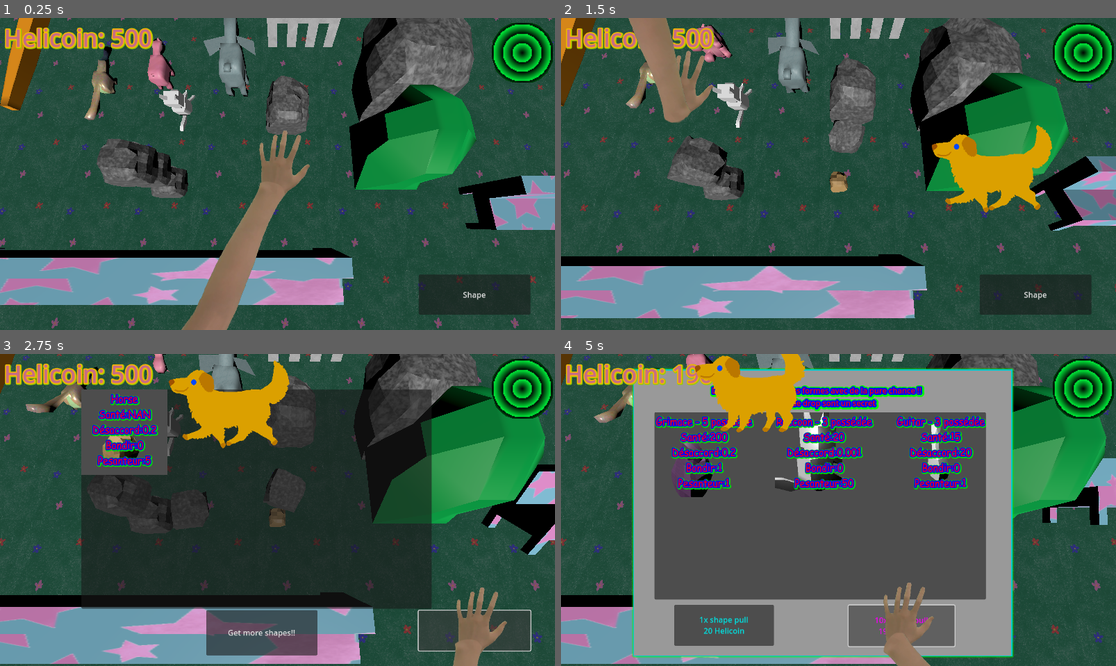
Above: before the commit, frames 1-4 (two rows, left to right).
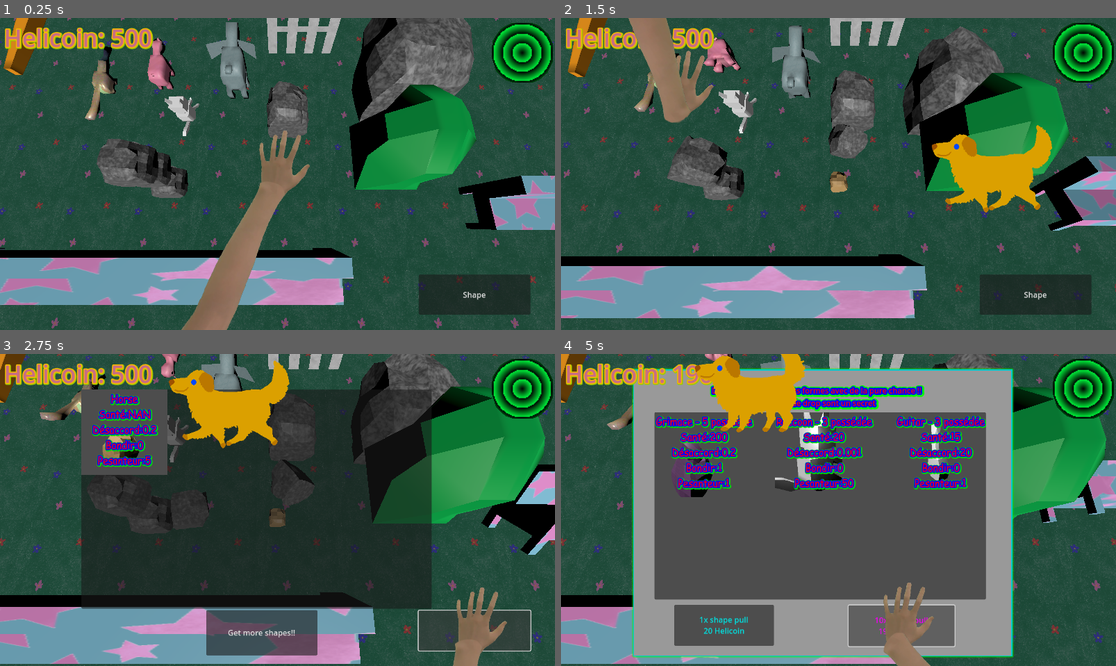
Above: after the commit, the same moments.

Repository: JAco9307/ShapeEscape
Game: Godot game, scene res://Main.tscn
The game is run twice, just before and just after one commit, with the same random seed, the same clock (stepped at 60 frames per second) and the same inputs.
Inputs:
- Up to frame 1 (0.25 s): no input
- Up to frame 2 (1.5 s): click "Shape" at 0.5 s; click "Horse Santé:NAN Désaccord:0.2…" at 1.25 s
- Up to frame 3 (2.75 s): click "Shape" at 2 s
- Up to frame 4 (5 s): click "Get more shapes!!" at 2.75 s; click "1x shape pull 20 Helicoin" at 3.5 s; click "10x shape pull 199 Helicoin" at 4.25 s

The runs differ from the first frame. In frame 1, 2.4% of the frame differs, in the area x 0-60%, y 0-39%; in frame 2, 7.1%, in the area x 0-84%, y 0-46%; in frame 3, 4.1%; in frame 4, 3.1%.

Commit message:
MainLevel

Diff:
--- /dev/null
+++ b/Levels/BaseLevel.tscn
@@ -0,0 +1,21 @@
+[gd_scene load_steps=5 format=3 uid="uid://co6mwrya6c4i5"]
+
+[ext_resource type="PackedScene" uid="uid://bubyfj3d0t4wr" path="res://Player/Player.tscn" id="1_jq6ke"]
+[ext_resource type="PackedScene" uid="uid://c2qnrd7mneksy" path="res://UI/MainUI.tscn" id="2_c6rcp"]
+[ext_resource type="PackedScene" uid="uid://bke7mcf2cwfqi" path="res://Camera/camera_3d.tscn" id="3_sxshs"]
+[ext_resource type="PackedScene" uid="uid://g5m48diqvglc" path="res://Surfaces/Floor.tscn" id="4_3bj1a"]
+
+[node name="BaseLevel" type="Node3D"]
+
+[node name="Player" parent="." instance=ExtResource("1_jq6ke")]
+transform = Transform3D(1, 0, 0, 0, 1, 0, 0, 0, 1, -2.03714, 6.84098, -4.34445)
+
+[node name="MainUi" parent="." instance=ExtResource("2_c6rcp")]
+
+[node name="Camera3D" parent="." instance=ExtResource("3_sxshs")]
+transform = Transform3D(-4.37114e-08, -0.972776, 0.231748, 0, 0.231748, 0.972776, -1, 4.25214e-08, -1.013e-08, 1.58438, 25.7869, -2.00472)
+
+[node name="Floor" parent="." instance=ExtResource("4_3bj1a")]
+
+[node name="DirectionalLight3D" type="DirectionalLight3D" parent="."]
+transform = Transform3D(1, 0, 0, 0, 1, 0, 0, 0, 1, 0, 53.1597, 0)
--- a/Levels/Level.tscn
+++ /dev/null
@@ -1,18 +0,0 @@
-[gd_scene load_steps=5 format=3 uid="uid://bgn7g0gfx5hom"]
-
-[ext_resource type="PackedScene" uid="uid://g5m48diqvglc" path="res://Surfaces/Floor.tscn" id="1_acdnu"]
-[ext_resource type="PackedScene" uid="uid://c2qnrd7mneksy" path="res://UI/MainUI.tscn" id="2_wbw1h"]
-[ext_resource type="PackedScene" uid="uid://bke7mcf2cwfqi" path="res://Camera/camera_3d.tscn" id="3_286st"]
-[ext_resource type="PackedScene" uid="uid://bubyfj3d0t4wr" path="res://Player/Player.tscn" id="4_q1ycg"]
-
-[node name="Level" type="Sprite3D"]
-
-[node name="Floor" parent="." instance=ExtResource("1_acdnu")]
-
-[node name="MainUi" parent="." instance=ExtResource("2_wbw1h")]
-
-[node name="Camera3D" parent="." instance=ExtResource("3_286st")]
-transform = Transform3D(-4.37114e-08, -0.972776, 0.231748, 0, 0.231748, 0.972776, -1, 4.25214e-08, -1.013e-08, 9.09657, -6.63691, -0.0717239)
-
-[node name="Player" parent="." instance=ExtResource("4_q1ycg")]
-transform = Transform3D(1, 0, 0, 0, 1, 0, 0, 0, 1, 2.4959, 3.35716, -0.266262)
--- a/Levels/level_1.tscn
+++ /dev/null
@@ -1,23 +0,0 @@
-[gd_scene load_steps=3 format=3 uid="uid://81hwwsmi37nd"]
-
-[ext_resource type="PackedScene" uid="uid://bgn7g0gfx5hom" path="res://Levels/Level.tscn" id="1_n0qsc"]
-[ext_resource type="PackedScene" uid="uid://deb2c3mbmcyp6" path="res://Goals/Jail.tscn" id="2_3mhv4"]
-
-[node name="Level1" instance=ExtResource("1_n0qsc")]
-
-[node name="Floor" parent="." index="0"]
-transform = Transform3D(-0.00376672, 7.17123e-10, -0.586413, -4.01435e-08, -1, 0, -0.459172, 8.74198e-08, 0.00481051, -24.8836, -1.24635, 0)
-
-[node name="Player" parent="." index="3"]
-transform = Transform3D(0.996385, 0, 0, 0, 0.996385, 0, 0, 0, 0.996385, -5.7871, 5.80186, 1.17448)
-
-[node name="Jail" parent="." index="4" instance=ExtResource("2_3mhv4")]
-transform = Transform3D(0.0060213, 0, -0.999982, 0, 1, 0, 0.999982, 0, 0.0060213, -58.626, -1.21443, 4.8752)
-
-[node name="DirectionalLight3D" type="DirectionalLight3D" parent="." index="5"]
-transform = Transform3D(1, 0, 0, 0, 1, 0, 0, 0, 1, 0, 38.9591, 0)
-
-[node name="OmniLight3D" type="OmniLight3D" parent="." index="6"]
-omni_range = 46.9109
-
-[editable path="Floor"]
--- a/Main.tscn
+++ b/Main.tscn
@@ -1,8 +1,7 @@
-[gd_scene load_steps=19 format=3 uid="uid://bt5a8babn8gyn"]
+[gd_scene load_steps=18 format=3 uid="uid://bt5a8babn8gyn"]
 
 [ext_resource type="PackedScene" uid="uid://bubyfj3d0t4wr" path="res://Player/Player.tscn" id="1_03owx"]
 [ext_resource type="PackedScene" uid="uid://bke7mcf2cwfqi" path="res://Camera/camera_3d.tscn" id="2_20pc6"]
-[ext_resource type="PackedScene" uid="uid://deqhu8psa7fyn" path="res://locations/HauntedMansion.tscn" id="6_3dxm6"]
 [ext_resource type="PackedScene" uid="uid://g5m48diqvglc" path="res://Surfaces/Floor.tscn" id="6_lgr22"]
 [ext_resource type="PackedScene" uid="uid://ch6blfiqhtt67" path="res://objects/Animals/raccoon.tscn" id="7_lgr22"]
 [ext_resource type="PackedScene" uid="uid://hbd5hkve261k" path="res://objects/Environment/RockBig.tscn" id="7_trn2v"]
@@ -32,113 +31,55 @@
 
 [node name="MainUi" parent="." instance=ExtResource("8_trn2v")]
 
-[node name="HauntedMansion" parent="." instance=ExtResource("6_3dxm6")]
-transform = Transform3D(1, 0, 0, 0, 1, 0, 0, 0, 1, -149.584, -0.689379, -1.69503)
-
 [node name="Raccoon" parent="." instance=ExtResource("7_lgr22")]
 transform = Transform3D(1, 0, 0, 0, 1, 0, 0, 0, 1, -55.0482, 0.242264, 11.5166)
-initialMass = null
-mouse_sensitivity = null
 
 [node name="RockBig" parent="." instance=ExtResource("7_trn2v")]
 transform = Transform3D(1, 0, 0, 0, 1, 0, 0, 0, 1, -56.7712, 10.5349, -18.3717)
-initialMass = null
 yTorqueMult = 100.0
 zTorqueMult = 100.0
-mouse_sensitivity = null
 
 [node name="RockMid" parent="." instance=ExtResource("8_03owx")]
 transform = Transform3D(1, 0, 0, 0, 1, 0, 0, 0, 1, -54.842, 3.35801, -4.53507)
-initialMass = null
-yTorqueMult = null
-zTorqueMult = null
-mouse_sensitivity = null
 
 [node name="RockSmall" parent="." instance=ExtResource("9_wkp8b")]
 transform = Transform3D(1, 0, 0, 0, 1, 0, 0, 0, 1, -51.7695, 8.75221, -3.91102)
-initialMass = null
-yTorqueMult = null
-zTorqueMult = null
-mouse_sensitivity = null
 
 [node name="RockSmall2" parent="." instance=ExtResource("9_wkp8b")]
 transform = Transform3D(1, 0, 0, 0, 1, 0, 0, 0, 1, -44.2931, 2.31943, 12.5942)
-initialMass = null
-yTorqueMult = null
-zTorqueMult = null
-mouse_sensitivity = null
 
 [node name="RockSmall3" parent="." instance=ExtResource("9_wkp8b")]
 transform = Transform3D(1, 0, 0, 0, 1, 0, 0, 0, 1, -45.175, 6.48399, 13.0912)
-initialMass = null
-yTorqueMult = null
-zTorqueMult = null
-mouse_sensitivity = null
 
 [node name="RockSmall4" parent="." instance=ExtResource("9_wkp8b")]
 transform = Transform3D(1, 0, 0, 0, 1, 0, 0, 0, 1, -44.5408, 10.613, 12.3756)
-initialMass = null
-yTorqueMult = null
-zTorqueMult = null
-mouse_sensitivity = null
 
 [node name="Tree" parent="." instance=ExtResource("11_20pc6")]
 transform = Transform3D(1, 0, 0, 0, 1, 0, 0, 0, 1, -46.8345, 1.24227, -16.2593)
-initialMass = null
-yTorqueMult = null
-zTorqueMult = null
-mouse_sensitivity = null
 
 [node name="Bench" parent="." instance=ExtResource("11_kjvhd")]
 transform = Transform3D(1, 0, 0, 0, 1, 0, 0, 0, 1, -41.2852, 4.36122, -36.889)
-initialMass = null
-yTorqueMult = null
-zTorqueMult = null
-mouse_sensitivity = null
 
 [node name="Bench2" parent="." instance=ExtResource("12_5tuhn")]
 transform = Transform3D(1, 0, 0, 0, 1, 0, 0, 0, 1, -32.8433, 3.21889, 14.7129)
-mouse_sensitivity = null
 
 [node name="Carrot" parent="." instance=ExtResource("13_2gh4u")]
 transform = Transform3D(1, 0, 0, 0, 1, 0, 0, 0, 1, -107.192, 3.1939, 37.7684)
-initialMass = null
-mouse_sensitivity = null
 
 [node name="Fence" parent="." instance=ExtResource("14_devvj")]
 transform = Transform3D(1, 0, 0, 0, 1, 0, 0, 0, 1, -68.1329, 4.82093, -6.82977)
-initialMass = null
-yTorqueMult = null
-zTorqueMult = null
-mouse_sensitivity = null
 
 [node name="Fence2" parent="." instance=ExtResource("15_3b0ty")]
 transform = Transform3D(1, 0, 0, 0, 1, 0, 0, 0, 1, -87.5615, 4.88928, 3.30925)
-initialMass = null
-yTorqueMult = null
-zTorqueMult = null
-mouse_sensitivity = null
 
 [node name="Platypus" parent="." instance=ExtResource("16_bg4s2")]
 transform = Transform3D(1, 0, 0, 0, 1, 0, 0, 0, 1, -59.9314, 2.82462, 24.3608)
-initialMass = null
-yTorqueMult = null
-zTorqueMult = null
-mouse_sensitivity = null
 
 [node name="Pig" parent="." instance=ExtResource("17_hhcpw")]
 transform = Transform3D(1, 0, 0, 0, 1, 0, 0, 0, 1, -60.0775, 5.63199, 14.0005)
-initialMass = null
-yTorqueMult = null
-zTorqueMult = null
-mouse_sensitivity = null
 
 [node name="Elephant" parent="." instance=ExtResource("18_mxvw5")]
 transform = Transform3D(1, 0, 0, 0, 1, 0, 0, 0, 1, -60.879, 5.41054, 3.37174)
-initialMass = null
-yTorqueMult = null
-zTorqueMult = null
-mouse_sensitivity = null
 
 [node name="Floor" parent="." instance=ExtResource("6_lgr22")]
 transform = Transform3D(1, 0, 0, 0, 1, 0, 0, 0, 1, -73.921, 0, 0)
--- /dev/null
+++ b/prideFlag.tscn
@@ -0,0 +1,18 @@
+[gd_scene load_steps=4 format=3 uid="uid://du28ms063nekj"]
+
+[ext_resource type="PackedScene" uid="uid://du8lkrvnc16gl" path="res://objects/Rotatable.tscn" id="1_xeilh"]
+[ext_resource type="PackedScene" uid="uid://pd5m8fbj1dfd" path="res://models/Objects/prideflag.glb" id="2_mc8mr"]
+
+[sub_resource type="BoxShape3D" id="BoxShape3D_xcnuv"]
+size = Vector3(1, 15.0596, 1)
+
+[node name="flag" instance=ExtResource("1_xeilh")]
+
+[node name="prideflag" parent="." index="0" instance=ExtResource("2_mc8mr")]
+transform = Transform3D(1, 0, 0, 0, 0.998118, 0.0613273, 0, -0.0613273, 0.998118, 0.0772142, -6.60761, 0.623556)
+
+[node name="CollisionShape3D" type="CollisionShape3D" parent="." index="1"]
+transform = Transform3D(1, 0, 0, 0, 1, 0, 0, 0, 1, 0, 0.182701, 0)
+shape = SubResource("BoxShape3D_xcnuv")
+
+[editable path="prideflag"]
Binary file added: models/Objects/prideflag.glb
Binary file added: models/Objects/prideflag_prideflag-texture.png
